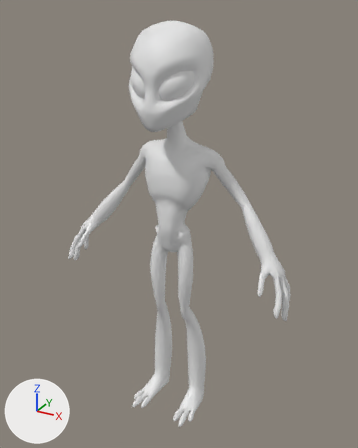
A saved change to the FBX model Assets/Models/Aliens/grey-alien-rigged.fbx.
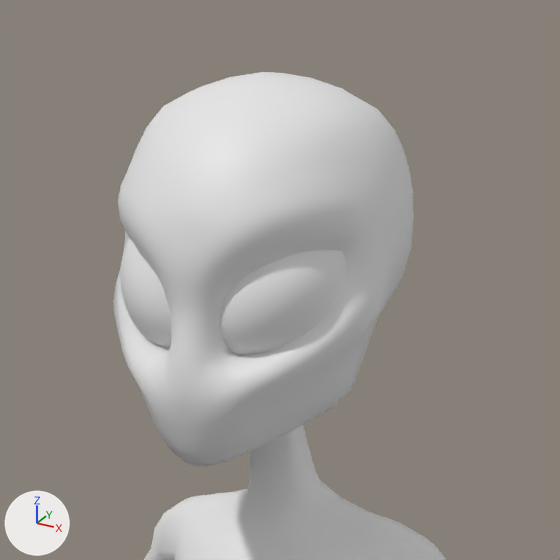
The first picture shows the older version from a 50 mm lens placed at (0.677, -1.198, 1.26), pointed at (0.012, 0.011, 0.656). The close-ups show both versions on the part from 27% to 71% of the width and 0% to 35% of the height of that picture; other places that the commit changed are outside them. Every picture has the same lights, and +X, +Y and +Z are marked at lower left.

Names of what the first close-up shows: 'GreyLP'.
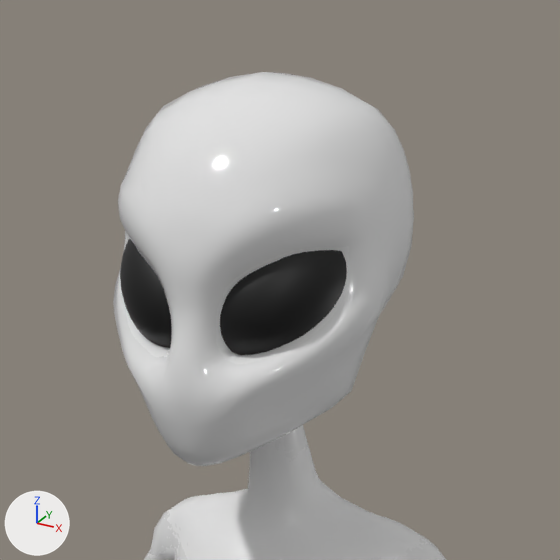
Where the change shows, as pixel boxes (x1, y1, x2, y2) in the close-ups (560 x 560 px):
'GreyLP', recoloured (white to black)
    both: (113, 72, 412, 554)

What changed in the scene script:
```text
Change mat_eyemat:
    mat_eyemat.base_color: (0.8, 0.8, 0.8) -> (0.0, 0.0, 0.0)  # white #e7e7e7 -> black #000000
```
